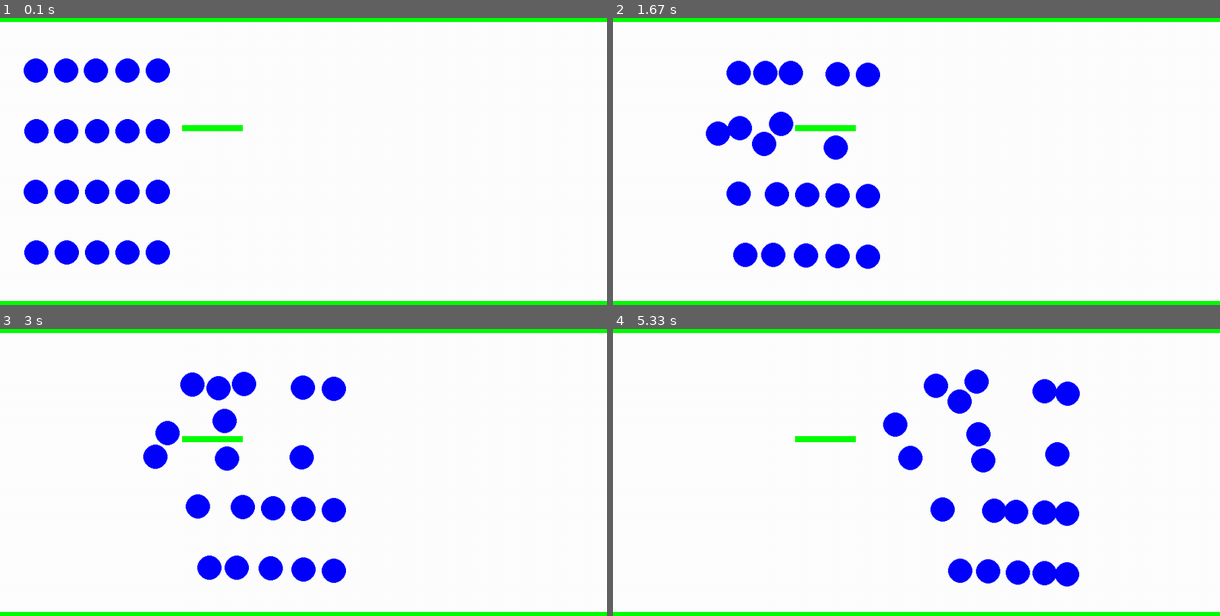
Above: before the commit, frames 1-4 (two rows, left to right).
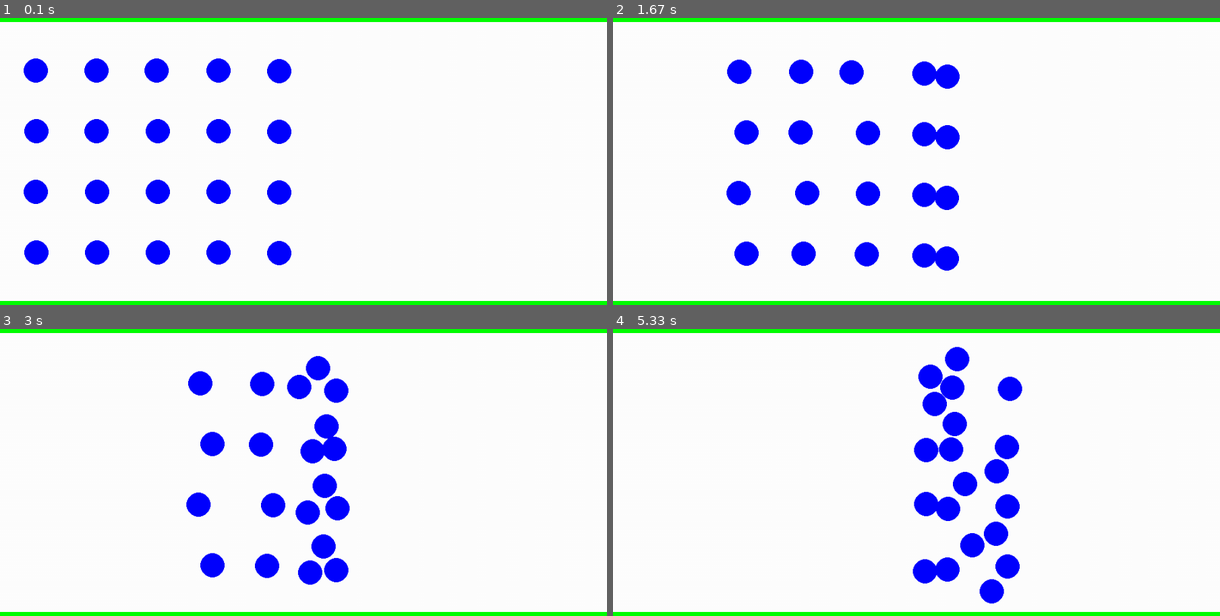
Above: after the commit, the same moments.

Repository: jkerfs/argil
Game: pygame game, started from examples/hallway/hallway.py
Same seed, same stepped clock (60 frames per second), same inputs: the game is played once before the commit and once after it.
Inputs:
- Up to frame 1 (0.1 s): no input
- Up to frame 2 (1.67 s): no input
- Up to frame 3 (3 s): no input
- Up to frame 4 (5.33 s): no input

The runs differ from the first frame. In frame 1, 4.6% of the frame differs, in the area x 8-48%, y 14-87%; in frame 2, 6.9%; in frame 3, 6.3%; in frame 4, 9.1%, in the area x 30-77%, y 6-96%.

Commit message:
simplify hallway demo

Diff:
--- a/argil/socialforce.py
+++ b/argil/socialforce.py
@@ -53,13 +53,11 @@
             radii_ij = neighbor[2].radius + self.radius
             mag = 2000 * np.exp((radii_ij - distance_ij) / FORCE_DISTANCE)
             force = mag * normal_ij
-            """
             if distance_ij < radii_ij:
                 tangent_ij = np.array([normal_ij[0], normal_ij[1]])
                 f_pushing = normal_ij * BODY_FORCE * (radii_ij - distance_ij)
                 f_friction = normal_ij * FRICTION * (radii_ij - distance_ij) * abs(neighbor[2].vel - cur_vel) * tangent_ij
                 force += f_pushing + f_friction
-            """
             social_force += force
         return social_force
 
--- a/examples/hallway/hallway.py
+++ b/examples/hallway/hallway.py
@@ -13,14 +13,10 @@
 agents = []
 for i in range(20):
     vel = np.random.normal(1.0, .1)
-    start = ((i % 5) / 2 + .5, int(i / 5) + 1)
+    start = ((i % 5) + .5, int(i / 5) + 1)
     agents.append(SocialForceAgent(start[0], start[1], .2, vel_max=vel))
-    agents[-1].add_waypoint((10 - (start[0]), start[1] + .2))
-#agents = [SocialForceAgent(.2, 2.40, .2), SocialForceAgent(9.0, 1.0, .2), SocialForceAgent(9.0, 2.2, .2, .1)]
-obstacles = [Obstacle(0, 0, 10., .2), Obstacle(0., 4.8, 10., .2), Obstacle(3., 1.9, 1., .1)]
+    agents[-1].add_waypoint((10 - (start[0]), start[1] + .1))
+obstacles = [Obstacle(0, 0, 10., .2), Obstacle(0., 4.8, 10., .2)]
 env = Environment(agents, obstacles, width, height)
-#agents[0].add_waypoint((8.00, 1.00))
-#agents[1].add_waypoint((.2, 1.00))
-#agents[2].add_waypoint((.2, 4.1, .5, .5))
 game = Game(env)
 game.run()
